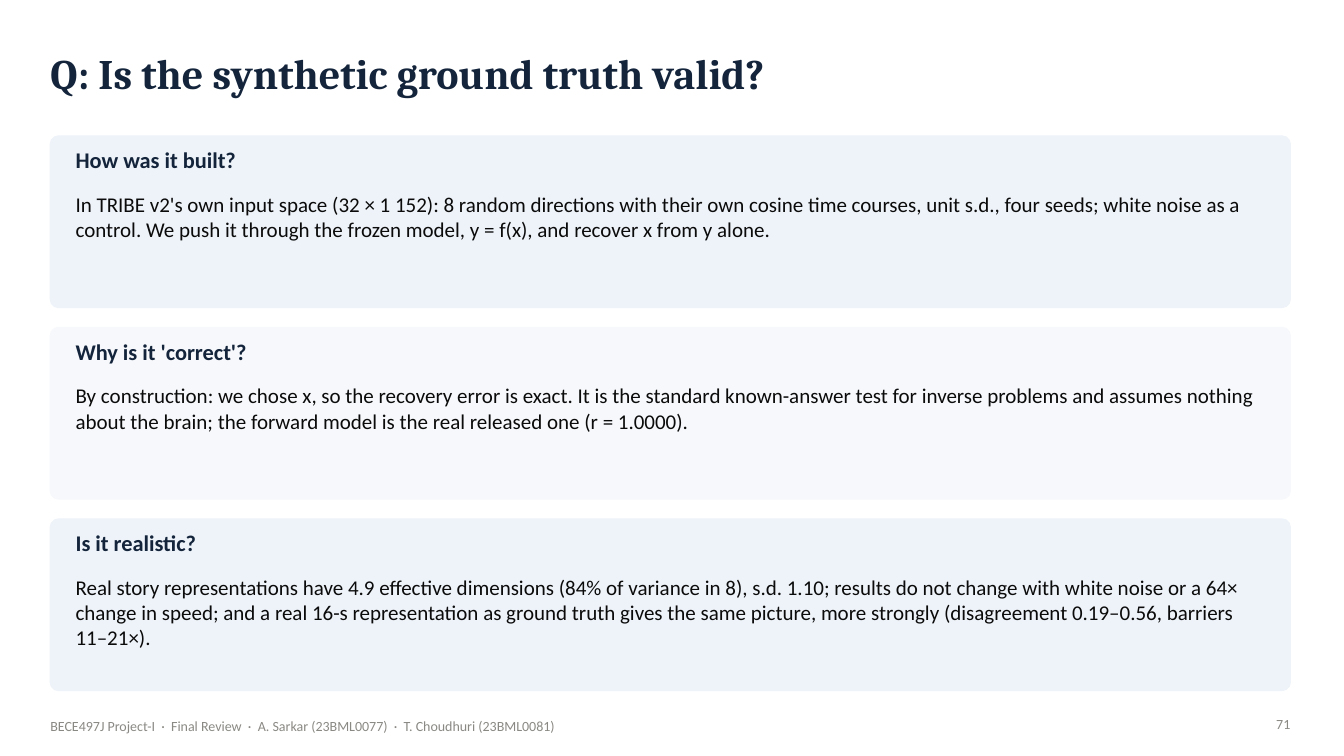
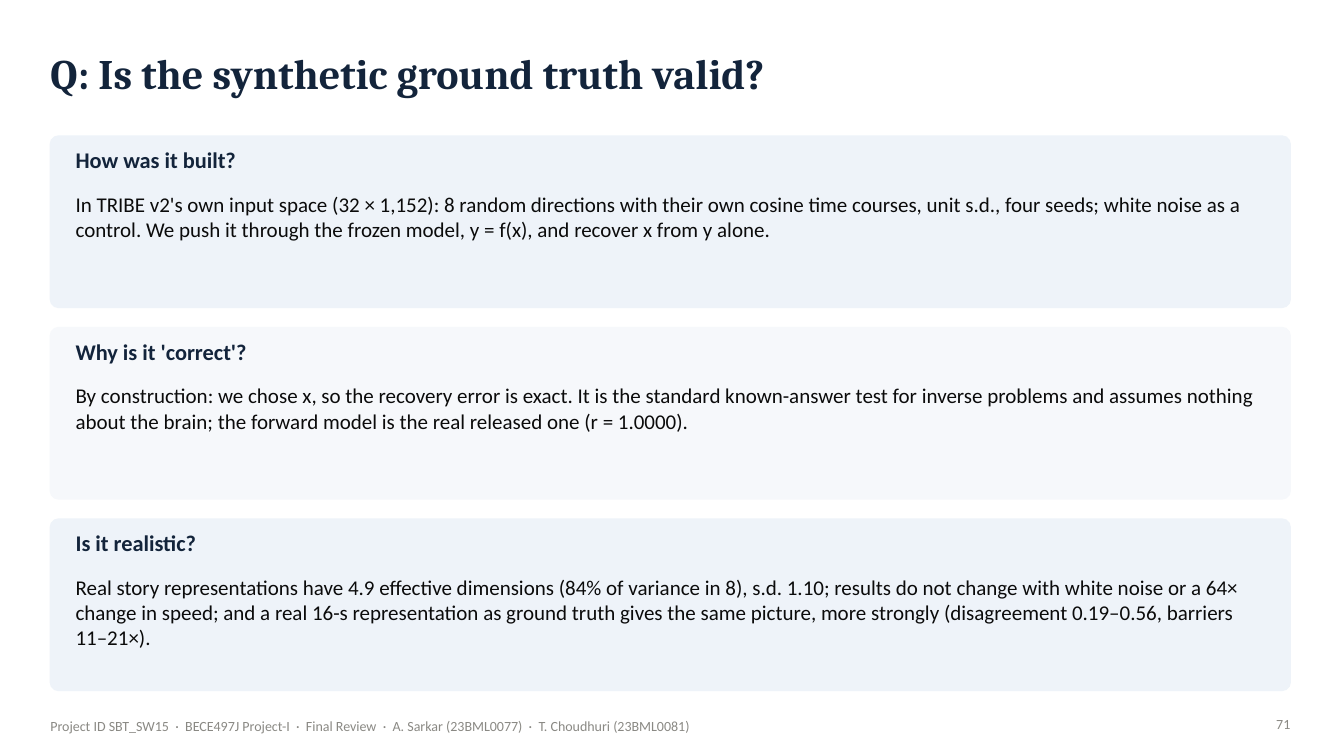
Before and after one commit to Ivxn404/semantic-decoding-tribe-inversion, a slide deck: slide 71 of deck/Final_Sarkar_Choudhuri.pptx. Drawn at 1344x756 pixels with LibreOffice and Linux fonts; fonts in the diff are those of the drawing. Boxes give left, top, right and bottom in pixels: in the first picture for what was removed or moved away, otherwise in the second. Text is boxed around its words. In the diff, an @@ line names an element or a change of style, - is before the commit and + after.

Commit message:
Review III submission files (SBT_SW15): thesis, presentation, poster, 90-s video

```diff
--- a/deck/Final_Sarkar_Choudhuri.pptx
+++ b/deck/Final_Sarkar_Choudhuri.pptx
@@ text at (x1=76, y1=197, x2=1240, y2=241): text changed @@
-In TRIBE v2's own input space (32 × 1 152): 8 random directions with their own cosine time courses, unit s.d., four seeds; white noise as a control. We push it through the frozen model, y = f(x), and recover x from y alone.
+In TRIBE v2's own input space (32 × 1,152): 8 random directions with their own cosine time courses, unit s.d., four seeds; white noise as a control. We push it through the frozen model, y = f(x), and recover x from y alone.
@@ text at (x1=50, y1=721, x2=689, y2=733): text changed @@
-BECE497J Project-I · Final Review · A. Sarkar (23BML0077) · T. Choudhuri (23BML0081)
+Project ID SBT_SW15 · BECE497J Project-I · Final Review · A. Sarkar (23BML0077) · T. Choudhuri (23BML0081)
```
Also in this commit, not shown: 65 other slides changed, 9 other files.
